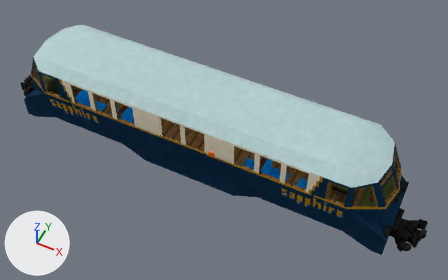
A saved change to the Blender file src/main/assets/immersiverailroading/models/rolling_stock/kitsune_sapphire_express/sapphire_local.blend.
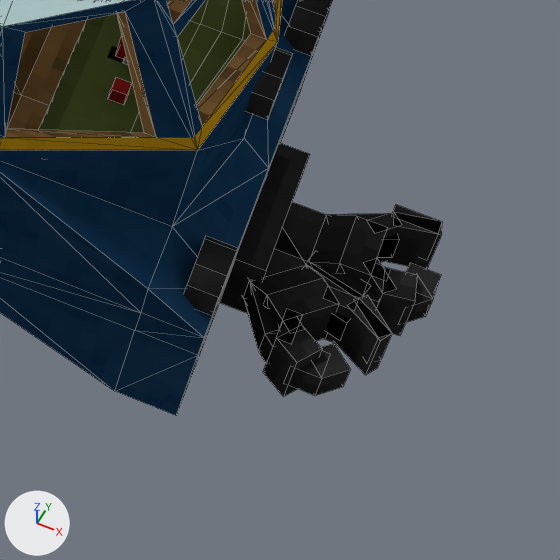
The first picture shows the older version from a 50 mm lens placed at (5.14, -9.15, 12.44), pointed at (0.56, 0.01, 1.0). The close-ups show both versions on the part from 78% to 100% of the width and 65% to 100% of the height of that picture; other places that the commit changed are outside them. The axes (+X, +Y, +Z) are drawn at lower left. The lights are the same throughout. The close-ups show mesh edges as thin lines.

Objects in the first close-up: 'COUPLED_REAR_3_HIDE', 'COUPLED_REAR_4_HIDE_INVERT', 'COUPLER_ENGAGED_REAR_2_TOGGLE_LABEL_Uncouple', 'FRAME_ext_body.001', 'FRAME_ext_roof', 'FRAME_int_body.001', 'FRAME_int_floor', 'controls.001', 'lamp.004', 'lamp.005', 'lamp.006'.
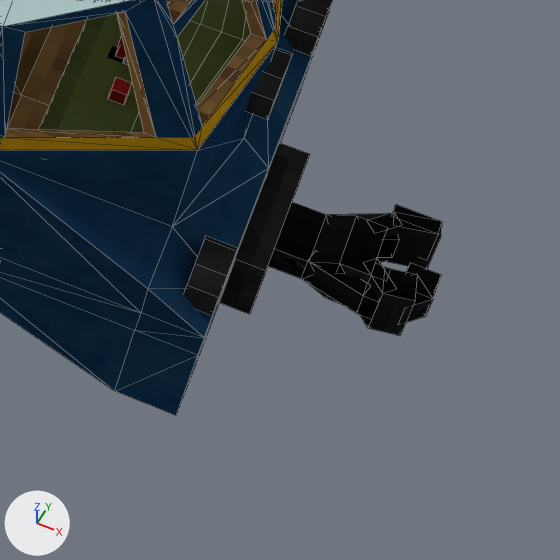
The edits, one by one:
Object 'COUPLED_REAR_4_HIDE_INVERT' (ob_coupled_rear_4_hide_invert) turns from (0, 0, -45) to (0, 0, 0) degrees about x, y and z.

Boxes (x1, y1, x2, y2) around the edits, measured in the close-ups (560 x 560 px):
'COUPLED_REAR_4_HIDE_INVERT', turned
    before: (242, 227, 392, 397)
    after: (268, 202, 442, 336)
'COUPLED_REAR_3_HIDE', unchanged, covered by the edit
    before: (283, 202, 442, 336)
    after: (340, 206, 442, 316)
